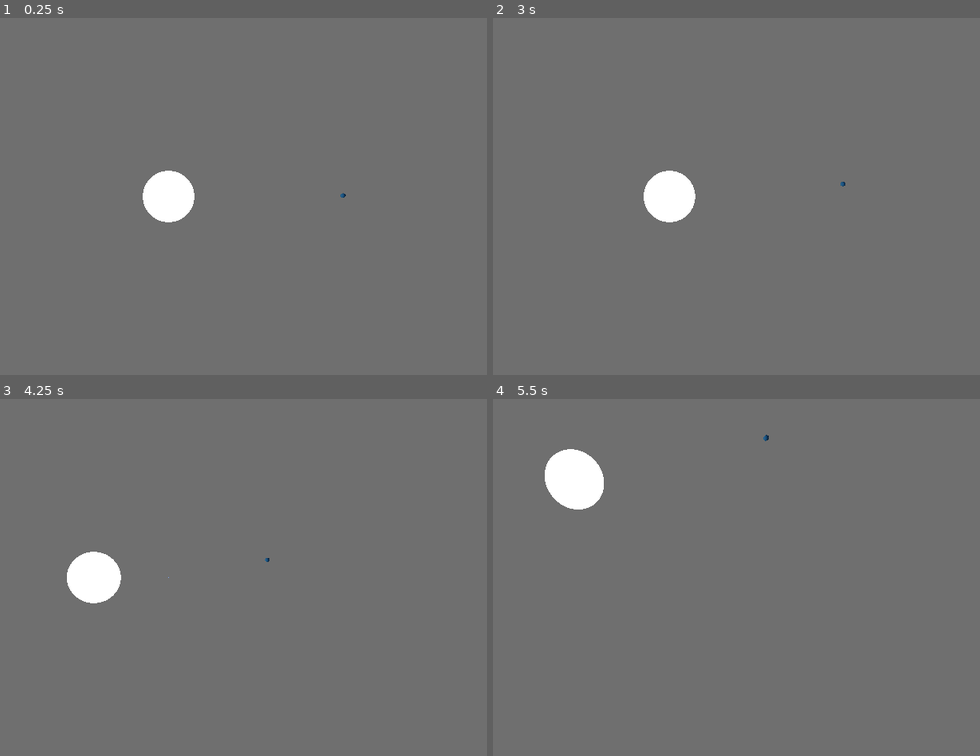
Above: before the commit, frames 1-4 (two rows, left to right).
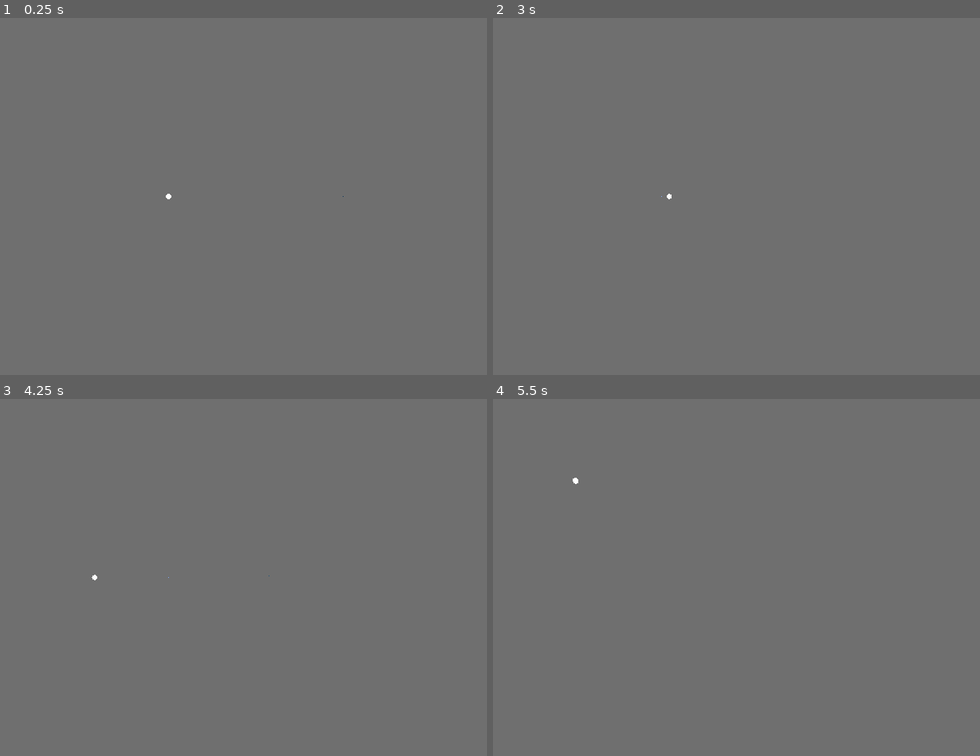
Above: after the commit, the same moments.

Repository: DarkLegend001/Space-Simulator
Game: Godot game, scene res://main/main.tscn
The game is run twice, just before and just after one commit, with the same random seed, the same clock (stepped at 60 frames per second) and the same inputs. A sky picture missing from this copy of the repository is replaced by a grey-blue gradient.
Inputs (mouse positions are in pixels of both pictures, inside the frame that each line leads up to):
- Up to frame 1 (0.25 s): no input
- Up to frame 2 (3 s): tap Enter at 0.5 s; move the mouse to (799, 178) at 0.52 s; hold S (camera_back) 0.53-1.28 s; click (799, 178) at 0.67 s; move the mouse to (531, 214) at 1.27 s; tap Ctrl (camera_down) at 1.35 s; click (531, 214) at 1.42 s; tap Space (camera_up) at 2 s; move the mouse to (726, 117) at 2.02 s; hold W (camera_forward) 2.03-2.78 s; click (726, 117) at 2.17 s; move the mouse to (629, 267) at 2.77 s; tap A (camera_left) at 2.85 s; click (629, 267) at 2.92 s
- Up to frame 3 (4.25 s): tap Enter at 3.5 s; move the mouse to (360, 631) at 3.52 s; hold D (camera_right) from 3.53 s (still down); click (360, 631) at 3.67 s
- Up to frame 4 (5.5 s): move the mouse to (outside the picture) at 4.27 s; release D (camera_right) at 4.28 s; tap Shift (camera_roll_right) at 4.35 s; click (outside the picture) at 4.42 s; tap Space (camera_up) at 5 s; move the mouse to (692, 577) at 5.02 s; hold Down (camera_rotate_down) from 5.03 s (still down); click (692, 577) at 5.17 s

The runs differ from the first frame. In frame 1, 1.2% of the frame differs, in the area x 29-72%, y 42-58%; in frame 2, 1.2%; in frame 3, 1.3%; in frame 4, 1.6%, in the area x 10-57%, y 10-31%.

Commit message:
fix rendering, broken prediction curve generator

Diff:
--- a/controller/simulation_controller.gd
+++ b/controller/simulation_controller.gd
@@ -5,14 +5,14 @@
 var paths: Array
 
 # timesteps per second
-@export var speed := 1000
+@export var speed := 100
 # seconds of physics per timestep
 @export var timestep := 60
 
 # number of timesteps for each prediction
-@export var prediction_length := 30
+@export var prediction_length := 2
 # seconds of physics per predicted timestep
-@export var prediction_timestep := 36000
+@export var prediction_timestep := 60
 
 var elapsed_update_time := 0.0
 
@@ -82,6 +82,7 @@
 	var prediction_sim: Simulation = main_simulation.duplicate()
 	for i in range(prediction_length):
 		prediction_sim.update(prediction_timestep)
+		print(prediction_sim.celestial_bodies[1].pos)
 		for j in range(bodies.size()):
 			calc_paths[j].append(prediction_sim.celestial_bodies[j].pos)
 	return calc_paths
--- a/data/globals.gd
+++ b/data/globals.gd
@@ -2,4 +2,4 @@
 
 # Defines how many metres corresponds with one position unit of Godot
 @export var distance_scale: int = 1e3
-@export var size_scale: int = 9e5
+@export var size_scale: int = 9e6
--- a/rendering/celestial_path_renderer.gd
+++ b/rendering/celestial_path_renderer.gd
@@ -1,7 +1,7 @@
 class_name CelestialPathRenderer extends Node3D
 
 var color: Color
-var radius := 0.1
+var radius := 1
 
 # Called when the node enters the scene tree for the first time.
 func _ready() -> void:
@@ -9,7 +9,6 @@
 
 func generate_mesh(curve: Array):
 	var mesh = ImmediateMesh.new()
-	mesh.clear_surfaces()
 	var prev_point = null
 	for point in curve:
 		if prev_point == null:
@@ -60,4 +59,12 @@
 	mesh.surface_end()
 
 
+	"""var camera_pos = $"../../Camera3D".position
+	mesh.surface_begin(Mesh.PRIMITIVE_TRIANGLE_STRIP)
+	mesh.surface_add_vertex(Vector3(camera_pos.x + 1, camera_pos.y + 1, camera_pos.z + 2))
+	mesh.surface_add_vertex(Vector3(camera_pos.x + 1, camera_pos.y - 1, camera_pos.z + 2))
+	mesh.surface_add_vertex(Vector3(camera_pos.x - 1, camera_pos.y + 1, camera_pos.z + 2))
+	mesh.surface_add_vertex(Vector3(camera_pos.x - 1, camera_pos.y - 1, camera_pos.z + 2))
+	mesh.surface_end()"""
+
 	$Mesh.mesh = mesh
--- a/rendering/celestial_path_renderer.tscn
+++ b/rendering/celestial_path_renderer.tscn
@@ -7,14 +7,12 @@
 shading_mode = 0
 albedo_color = Color(0.5882353, 0.78431374, 0.8627451, 1)
 
-[sub_resource type="ImmediateMesh" id="ImmediateMesh_vrn0k"]
-
-[sub_resource type="Skin" id="Skin_ew3ee"]
+[sub_resource type="ImmediateMesh" id="ImmediateMesh_ew3ee"]
 
 [node name="CurveRenderer" type="Node3D" unique_id=420173815]
 script = ExtResource("1_ew3ee")
 
 [node name="Mesh" type="MeshInstance3D" parent="." unique_id=1941979052]
 material_override = SubResource("StandardMaterial3D_ew3ee")
-mesh = SubResource("ImmediateMesh_vrn0k")
-skin = SubResource("Skin_ew3ee")
+gi_mode = 0
+mesh = SubResource("ImmediateMesh_ew3ee")
